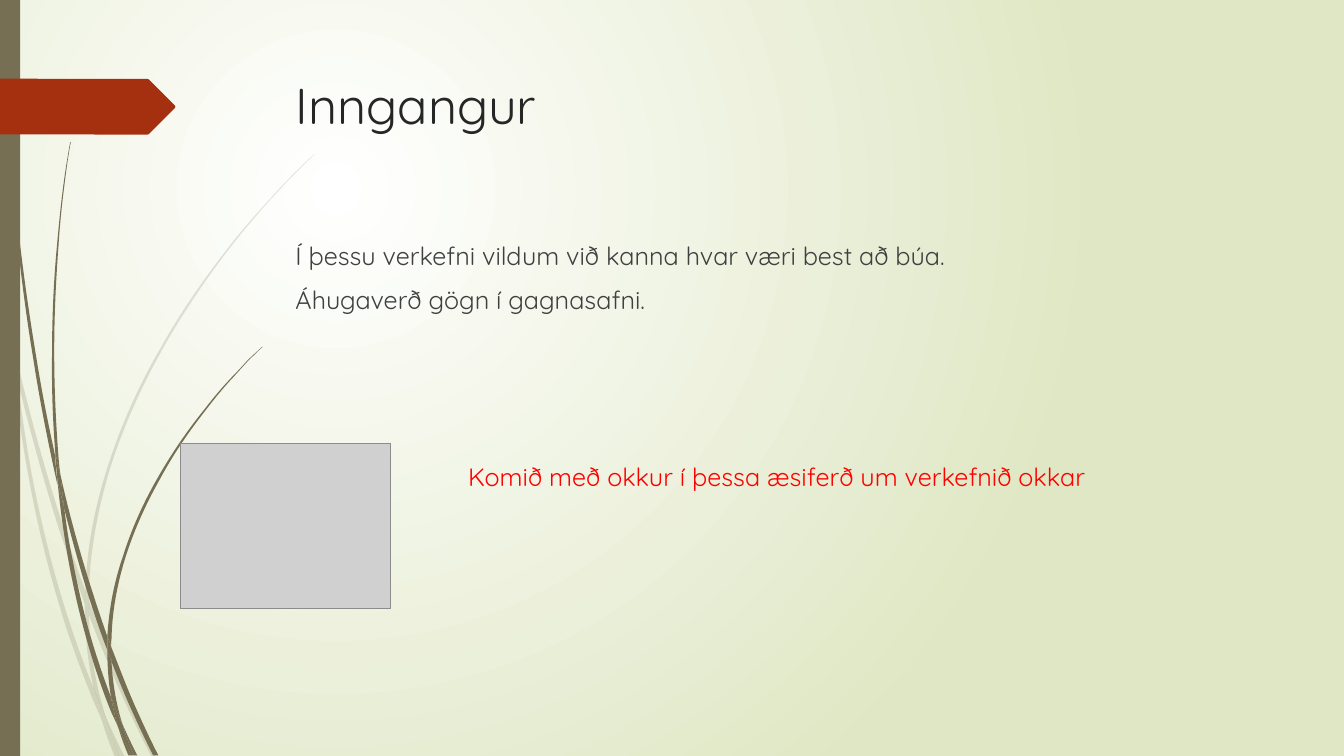
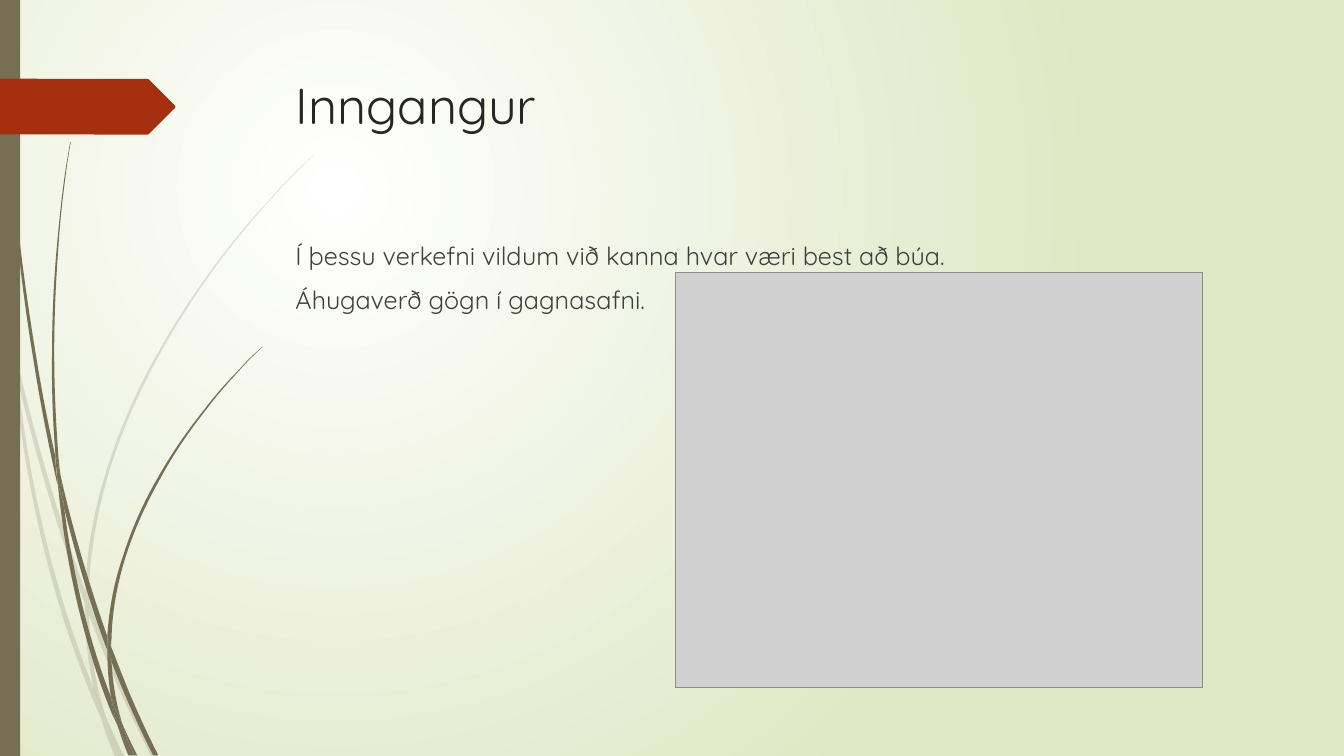
Before and after one commit to thortom/T-316-GAVI, a slide deck: slide 2 of Verkefni3/kynning/Kynning.pptx. Drawn at 1344x756 pixels with LibreOffice and Linux fonts; fonts in the diff are those of the drawing; grey boxes stand for pictures. Boxes give left, top, right and bottom in pixels: in the first picture for what was removed or moved away, otherwise in the second. Text is boxed around its words. In the diff, an @@ line names an element or a change of style, - is before the commit and + after.

```diff
--- a/Verkefni3/kynning/Kynning.pptx
+++ b/Verkefni3/kynning/Kynning.pptx
@@ picture: place and size @@
-picture at [180, 444, 390, 609]
+picture at [676, 272, 1204, 688]
@@ text at [468, 467, 1085, 491]: paragraph removed @@
-Komið með okkur í þessa æsiferð um verkefnið okkar
```
Also in this commit, not shown: 1 other file.
